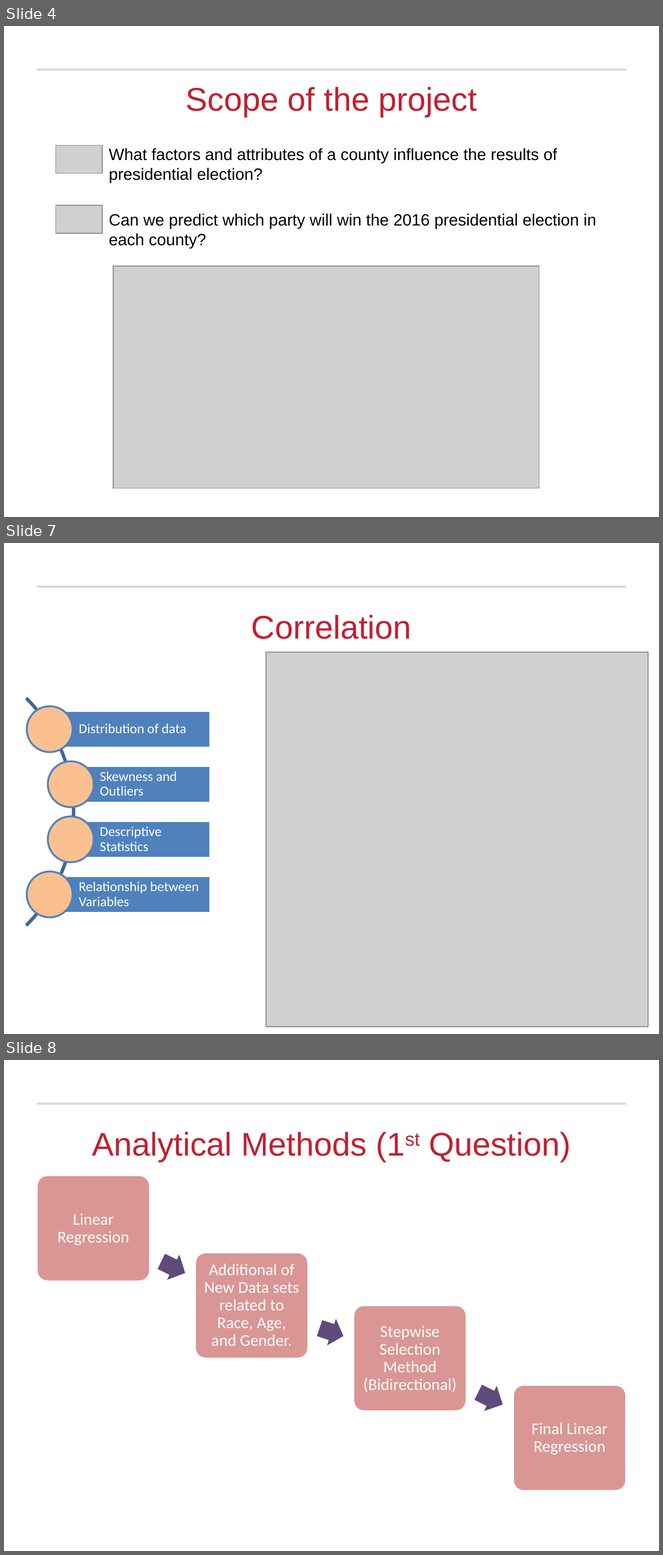
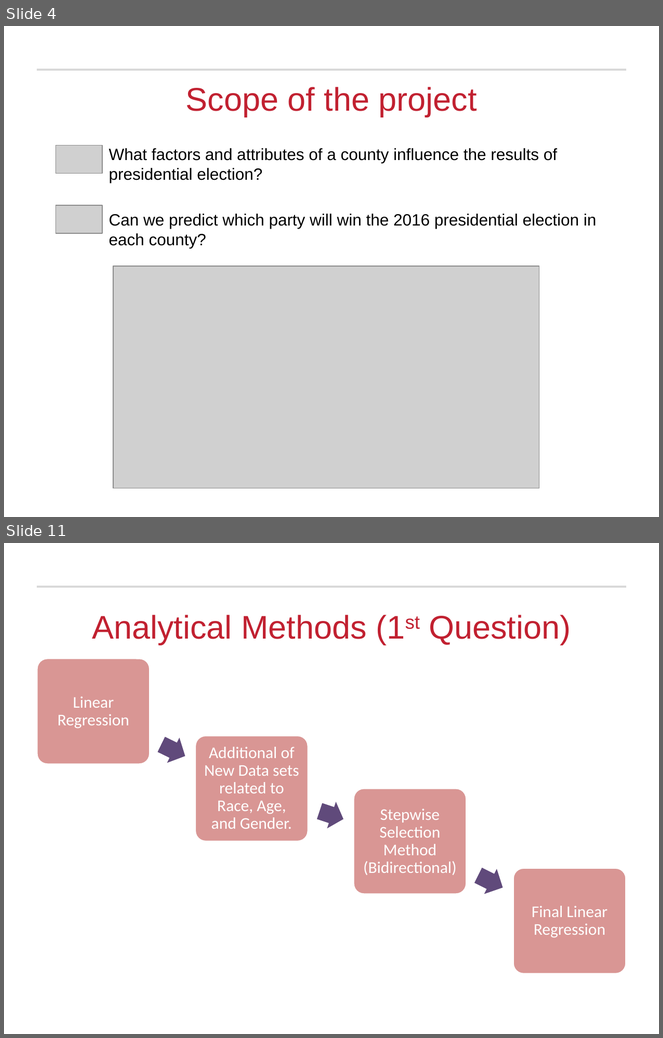
Before and after one commit to rajakash31/Presidential_Election_2016_Classification, a slide deck: Final Submission/Presidential Election Analysis_Final.pptx. Shown one above the other, each under a label of ours: slides 4, 7 and 8 before the commit, slides 4 and 11 after it; the slides between them are not shown. The pictures are 663x1555 and 663x1038 pixels, drawn with LibreOffice and Linux fonts; fonts in the diff are those of the drawing; grey boxes stand for pictures; background and template pictures are left out. Boxes give left, top, right and bottom in pixels: in the first picture for what was removed or moved away, otherwise in the second. Text is boxed around its words. In the diff, an @@ line names an element or a change of style, - is before the commit and + after.

```diff
--- a/Final Submission/Presidential Election Analysis_Final.pptx
+++ b/Final Submission/Presidential Election Analysis_Final.pptx
@@ slide 7 removed at (4, 543, 659, 1034), background #FFFFFF; not listed: 1 template element that a slide beside it also shows @@
@@ title removed at (252, 615, 412, 639) @@
-Correlation
@@ picture removed at (266, 652, 648, 1027) @@
@@ group removed at (4, 651, 210, 973): 4 rectangles, 4 texts, 4 ellipses, 1 arch (boxed as its full ring) @@
-Distribution of data
-Skewness and Outliers
-Descriptive Statistics
-Relationship between Variables
@@ what was slide 8 is now slide 11 @@
```
Also in this commit, not shown: 3 slides changed, 5 slides added, 1 other slide removed, 7 other files.
